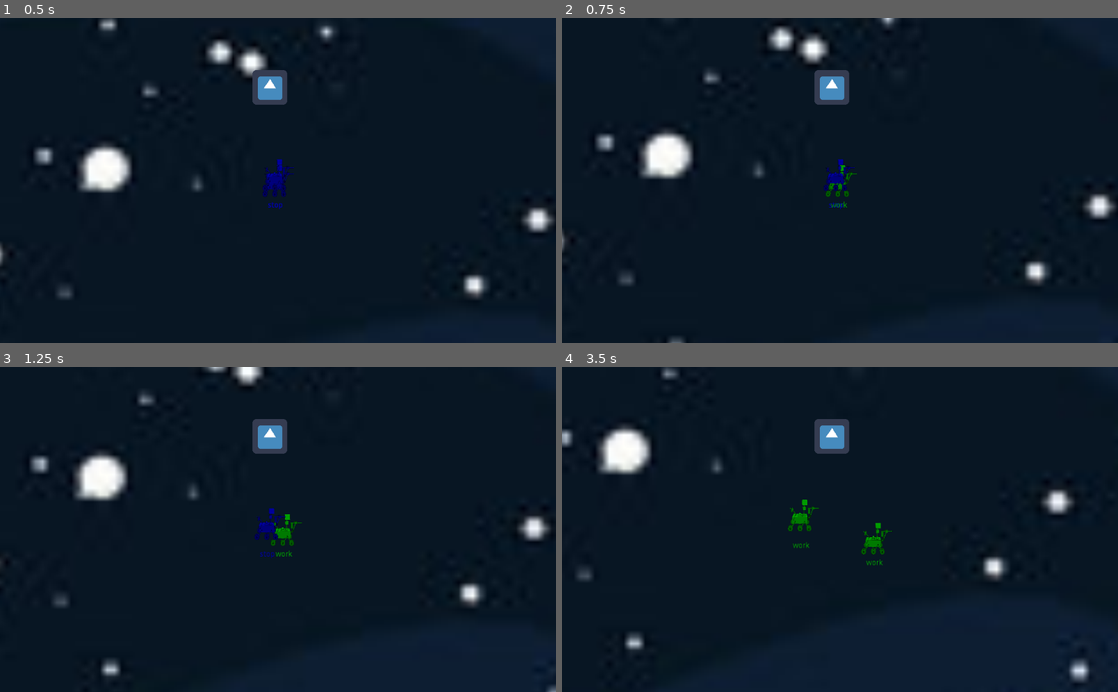
Above: before the commit, frames 1-4 (two rows, left to right).
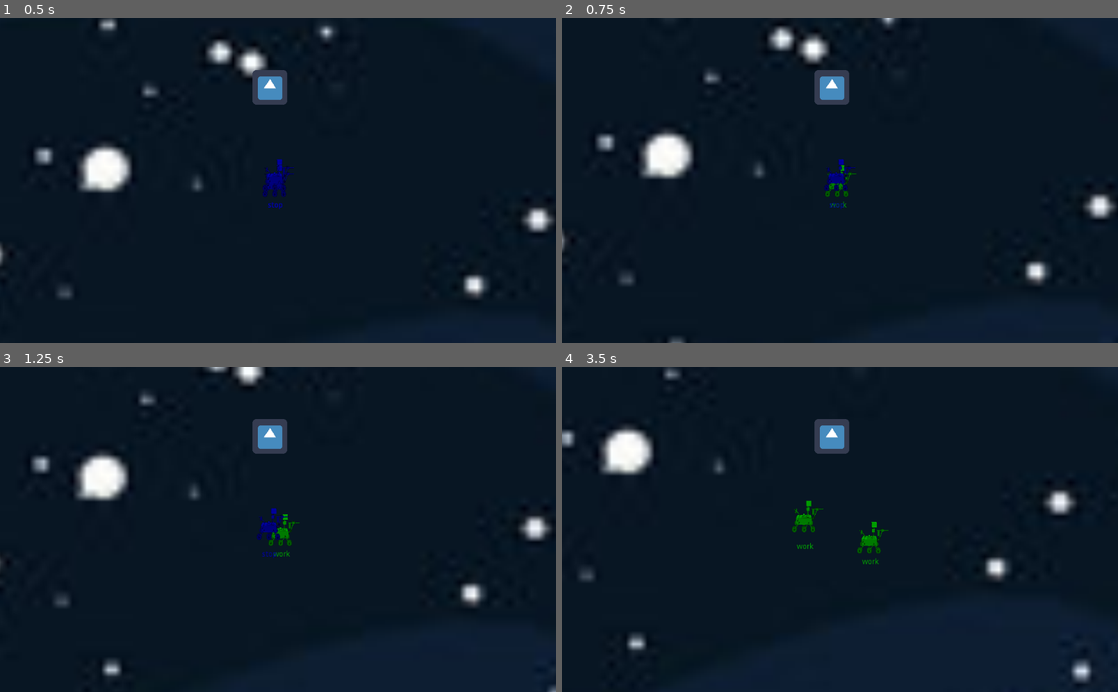
Above: after the commit, the same moments.

Repository: killicolin/SCI-GJ-3
Game: Godot game, scene res://Level1.tscn
Two runs of this game, one before a commit and one after it. Both use one fixed random seed, a clock stepped at 60 frames per second and the inputs below. The engine's default icon, where the game draws it, is replaced by a stand-in: a white triangle on a blue panel in a dark square.
Inputs:
- Up to frame 1 (0.5 s): no input
- Up to frame 2 (0.75 s): tap Enter at 0.5 s; hold Right (p1_right) from 0.53 s (still down); hold Space (p1_action) from 0.53 s (still down)
- Up to frame 3 (1.25 s): keep holding Right (p1_right); keep holding Space (p1_action)
- Up to frame 4 (3.5 s): release Right (p1_right) at 1.28 s; release Space (p1_action) at 1.28 s; tap Down (p1_stop) at 1.35 s; hold Q (p2_action) 2.03-2.78 s; hold Right (p1_right) from 2.03 s (still down); tap D (p2_right) at 2.85 s

Frame 1 is identical in both runs. In frame 2, 0.2% of the frame differs, in the area x 47-53%, y 43-59%; in frame 3, 0.6%; in frame 4, 1.6%, in the area x 0-96%, y 0-97%.

Commit message:
[feat] - decceleration
decceleration on release of forward and stop on broke

Diff:
--- a/PlayerRobot.gd
+++ b/PlayerRobot.gd
@@ -1,7 +1,9 @@
 extends KinematicBody2D
 
-export var speed = 10
+export var speed = 0
 export var acceleration = 90
+export var decceleration_factor = 3
+export var min_speed = 0
 export var max_speed = 400
 export var gravity = 200
 
@@ -10,6 +12,7 @@
 var state = "stop"
 
 var robotDisabled = false
+var robotDrive = false
 
 var debugCounter = 0
 
@@ -27,8 +30,10 @@
 			input_direction = Input.get_vector("ui_accept", "p1_right", "ui_accept", "ui_accept")
 			if input_direction[0] >= 1:
 				work()
-			elif state == "stop":
-				speed = 10
+				robotDrive = true
+			else:
+				robotDrive = false
+				input_direction[0] = 1
 		else:
 			speed = 0
 
@@ -37,27 +42,41 @@
 			input_direction = Input.get_vector("ui_accept", "p2_right", "ui_accept", "ui_accept")
 			if input_direction[0] >= 1:
 				work()
-			elif state == "stop":
-				speed = 10
+				robotDrive = true
+			else:
+				robotDrive = false
+				input_direction[0] = 1
 		else:
 			speed = 0
 
 	velocity = input_direction * speed
 
-func starting_acceleration(delta, velocity):
+func acceleration(delta):
 	if (speed < max_speed): #  IF speed not max speed --> accelerate
 		speed += delta * acceleration
 
 		if (speed > max_speed): # IF speed > max speed --> speed = max speed
 			speed = max_speed
 
-	return velocity
+func decceleration(delta):
+	if (speed > min_speed): #  IF speed not max speed --> accelerate
+		speed -= delta * acceleration * decceleration_factor
+
+		if (speed < min_speed): # IF speed > max speed --> speed = max speed
+			speed = min_speed
+
 
 func _physics_process(delta):
 	get_input()
 	check_state()
-	velocity = starting_acceleration(delta, velocity)
 	move_and_slide(velocity)
+
+	if not robotDisabled:
+		if robotDrive:
+			acceleration(delta)
+		else:
+			decceleration(delta)
+
 	position.y -= delta * gravity * -1
 	$debugLabel.text = self.state
 
